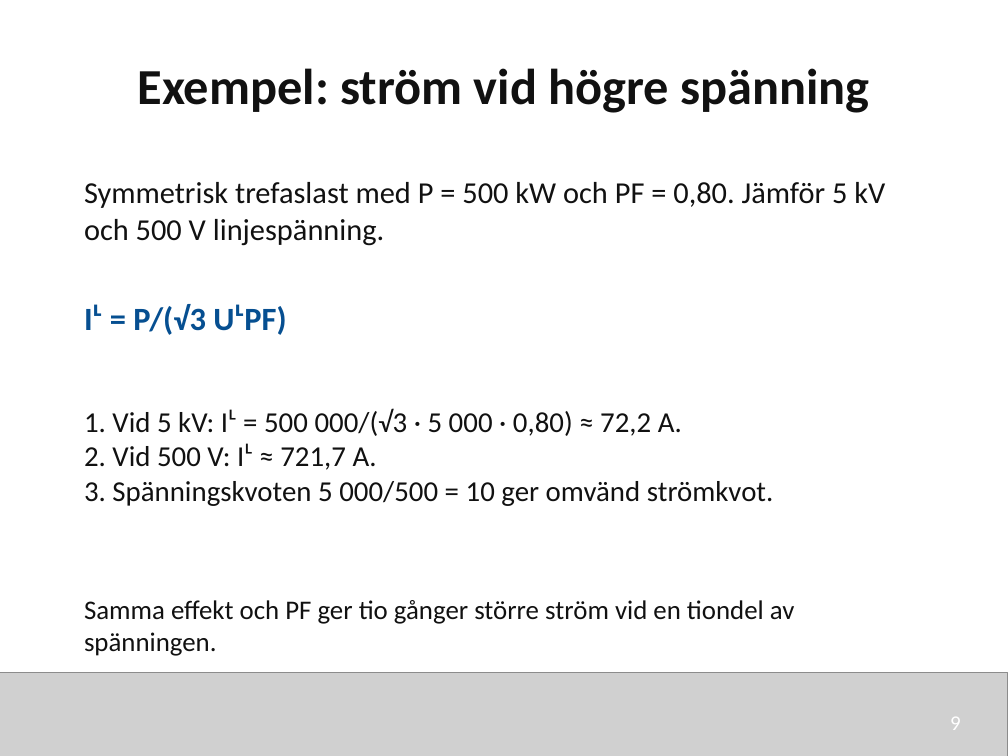
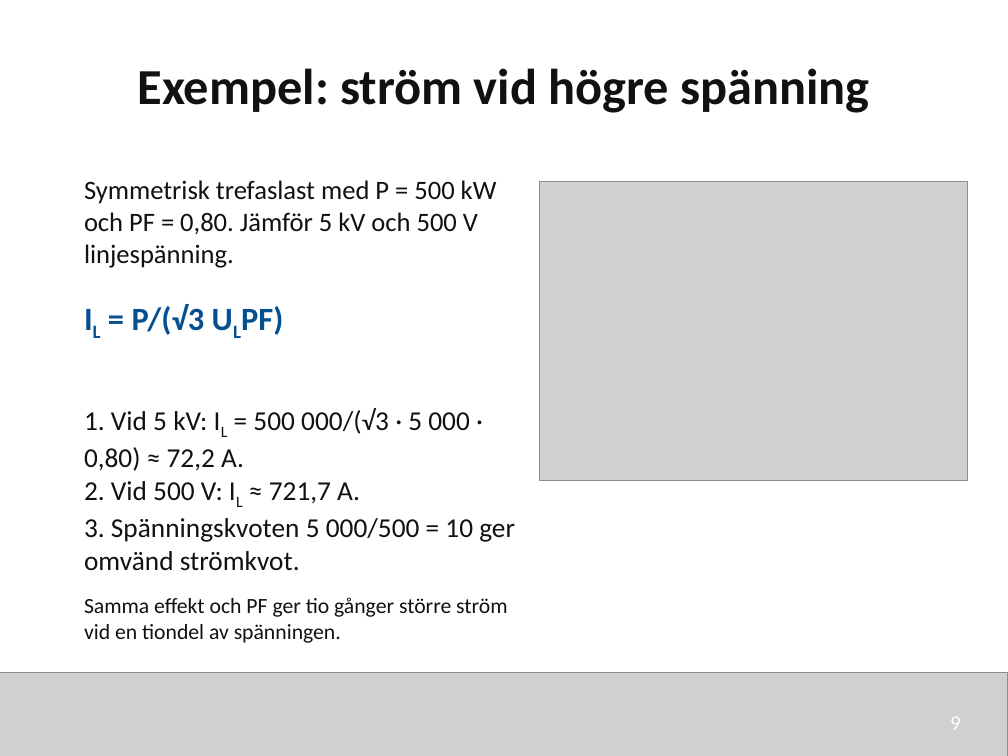
Before and after one commit to nj22az/nj22az.github.io, a slide deck: slide 9 of sjoskolan/vecka-44/aktuell/v44_02_Hogspanningssystem_elev.pptx. Drawn at 1008x756 pixels with LibreOffice and Linux fonts; fonts in the diff are those of the drawing; grey boxes stand for pictures. Boxes give left, top, right and bottom in pixels: in the first picture for what was removed or moved away, otherwise in the second. Text is boxed around its words. In the diff, an @@ line names an element or a change of style, - is before the commit and + after.

```diff
--- a/sjoskolan/vecka-44/aktuell/v44_02_Hogspanningssystem_elev.pptx
+++ b/sjoskolan/vecka-44/aktuell/v44_02_Hogspanningssystem_elev.pptx
@@ text "Symmetrisk trefaslast med P = ..." at [84, 180, 497, 268]: size 21.8 to 19 pt @@
@@ picture added at [539, 181, 968, 480] @@
@@ text at [132, 304, 205, 335]: text changed @@
-Iᴸ = P/(√3 UᴸPF)
+IL = P/(√3 ULPF)
@@ text at [84, 408, 470, 504]: text changed; size 20.6 to 19.5 pt @@
-1. Vid 5 kV: Iᴸ = 500 000/(√3 · 5 000 · 0,80) ≈ 72,2 A.
-2. Vid 500 V: Iᴸ ≈ 721,7 A.
+1. Vid 5 kV: IL = 500 000/(√3 · 5 000 · 0,80) ≈ 72,2 A.
+2. Vid 500 V: IL ≈ 721,7 A.
@@ text at [84, 518, 515, 571]: size 20.6 to 19.5 pt in "3. Spänningskvoten 5 000/500 = 10 ger ..." @@
@@ text "Samma effekt och PF ger ..." at [84, 597, 507, 643]: size 19.1 to 15.5 pt @@
```
Also in this commit, not shown: 11 other slides changed, 11 other files.
